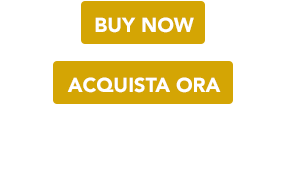
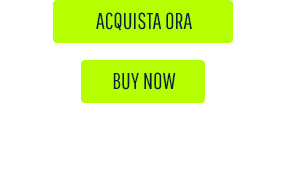
Two versions of the same layered image (300×180). Layer-by-layer changes:
added group "f4u" (1st of 2, in "cta01_it") with 4 layers in group "cta01_it" over [53, 0, 233, 104]
added layer "BUY now" (1st of 2, in "cta01_it" › "f4u") in group "f4u" over [113, 72, 176, 90]
added layer "Color Fill 2" (1st of 3, in "cta01_it" › "f4u") in group "f4u" over [53, 0, 233, 104]
added layer "Rounded Rectangle 1" (1st of 6, in "cta01_it" › "f4u") in group "f4u" over [81, 60, 205, 103]
added layer "Color Fill 1" (1st of 6, in "cta01_it" › "f4u") in group "f4u" over [53, 0, 233, 104]
added group "f4u" (2nd of 2, in "cta01_en") with 4 layers in group "cta01_en" over [53, 0, 233, 104]
added layer "Acquista ora" (3rd of 3, in "cta01_en" › "f4u") in group "f4u" over [96, 12, 192, 31]
added layer "Color Fill 2 copy" (3rd of 3, in "cta01_en" › "f4u") in group "f4u" over [53, 0, 233, 104]
added layer "Rounded Rectangle 1" (4th of 6, in "cta01_en" › "f4u") in group "f4u" over [53, 0, 233, 43]
added layer "Color Fill 1" (4th of 6, in "cta01_en" › "f4u") in group "f4u" over [53, 0, 233, 104]
